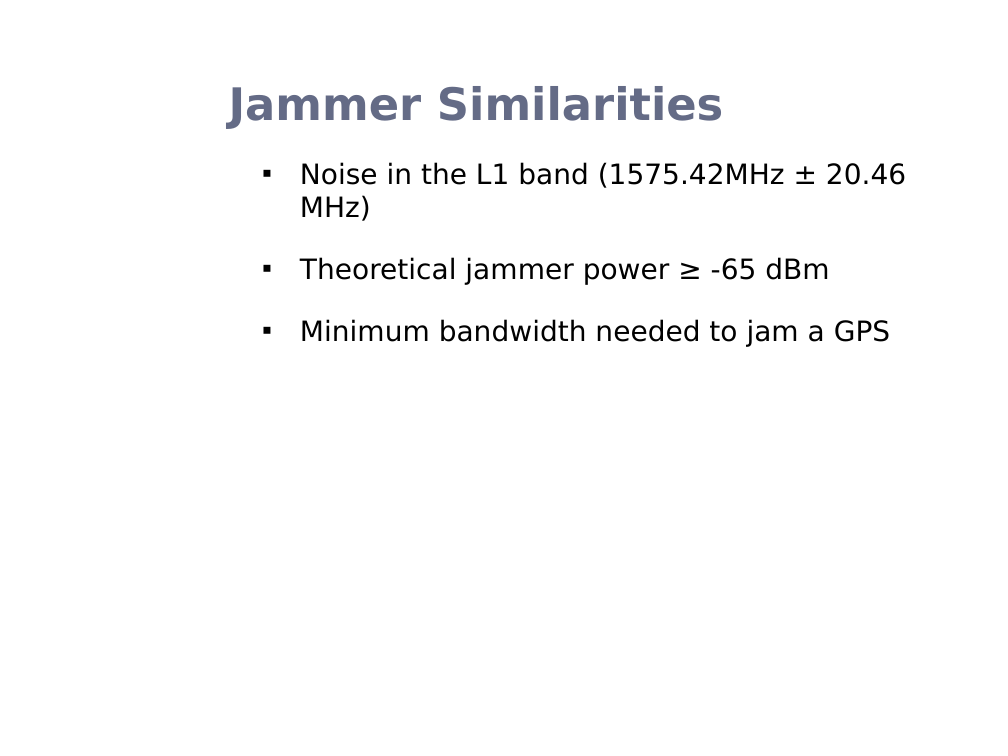
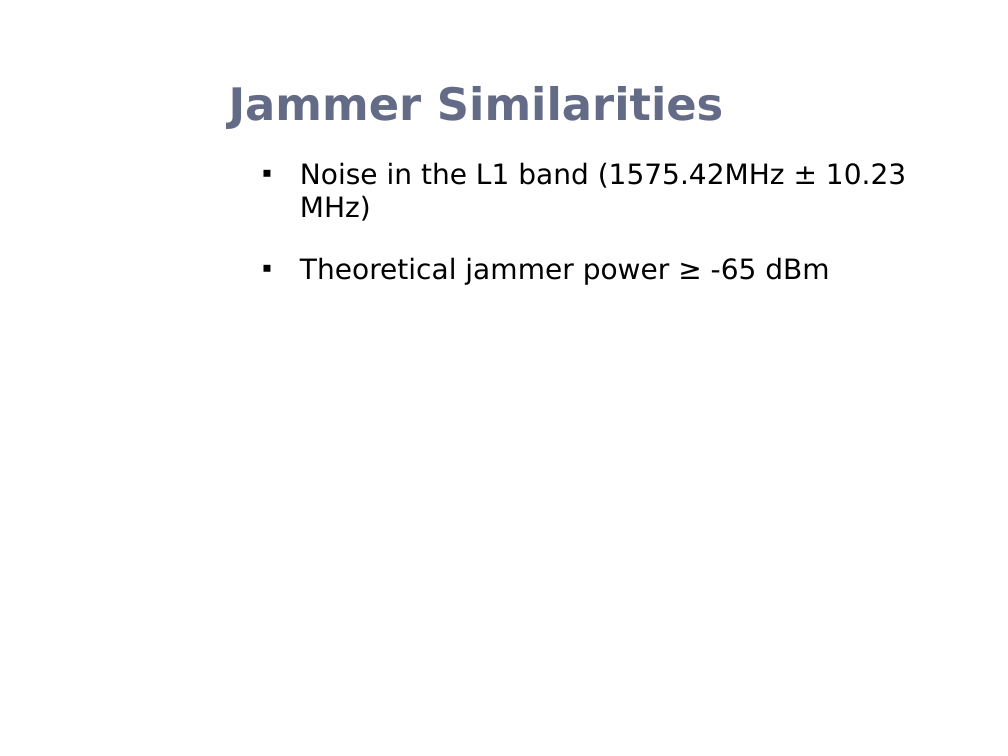
Before and after one commit to esayers/capstone-schwarz, a slide deck: slide 4 of Documentation/GPS Jamming Presentation.pptx. Drawn at 1008x756 pixels with LibreOffice and Linux fonts; fonts in the diff are those of the drawing; background and template pictures are left out. Boxes give left, top, right and bottom in pixels: in the first picture for what was removed or moved away, otherwise in the second. Text is boxed around its words. In the diff, an @@ line names an element or a change of style, - is before the commit and + after.

```diff
--- a/Documentation/GPS Jamming Presentation.pptx
+++ b/Documentation/GPS Jamming Presentation.pptx
@@ text at <box>300,162,906,221</box>: text changed @@
-▪ Noise in the L1 band (1575.42MHz ± 20.46 MHz)
+▪ Noise in the L1 band (1575.42MHz ± 10.23 MHz)
@@ text at <box>300,319,890,347</box>: paragraph removed @@
-▪ Minimum bandwidth needed to jam a GPS
```
Also in this commit, not shown: 5 other slides changed, 1 slide added, 1 slide removed, 2 other files.
